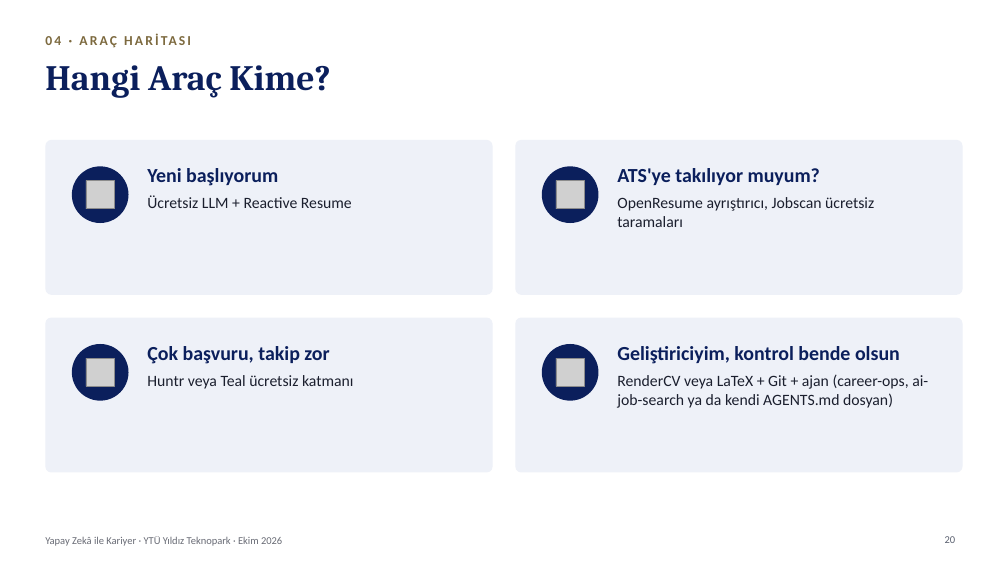
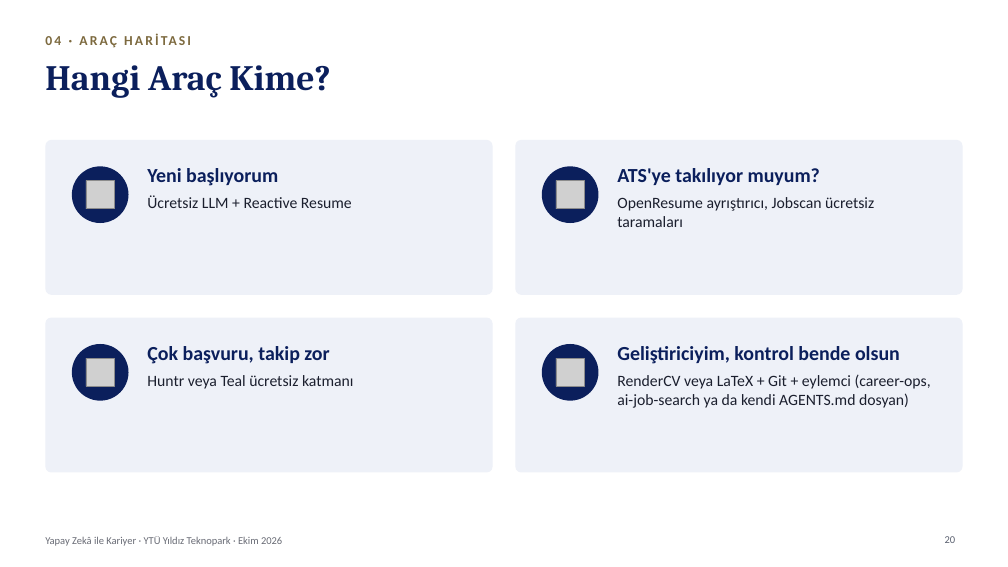
Before and after one commit to kaayra2000/kurslar, a slide deck: slide 20 of sunum/sunum.pptx. Drawn at 1008x567 pixels with LibreOffice and Linux fonts; fonts in the diff are those of the drawing; grey boxes stand for pictures; background and template pictures are left out. Boxes give left, top, right and bottom in pixels: in the first picture for what was removed or moved away, otherwise in the second. Text is boxed around its words. In the diff, an @@ line names an element or a change of style, - is before the commit and + after.

```diff
--- a/sunum/sunum.pptx
+++ b/sunum/sunum.pptx
@@ text at <box>617,374,931,408</box>: text changed @@
-RenderCV veya LaTeX + Git + ajan (career-ops, ai-job-search ya da kendi AGENTS.md dosyan)
+RenderCV veya LaTeX + Git + eylemci (career-ops, ai-job-search ya da kendi AGENTS.md dosyan)
```
Also in this commit, not shown: 12 other slides changed, 1 slide added, 1 slide removed, 4 other files.
